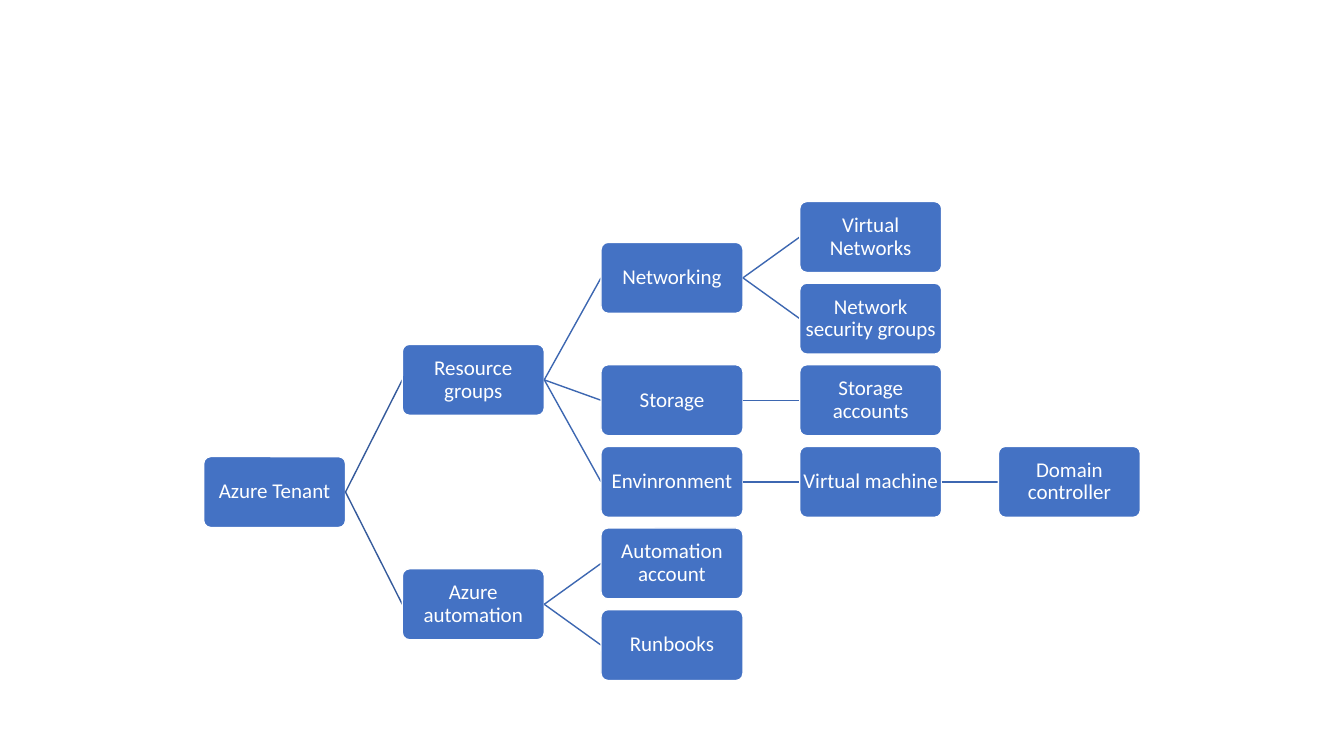
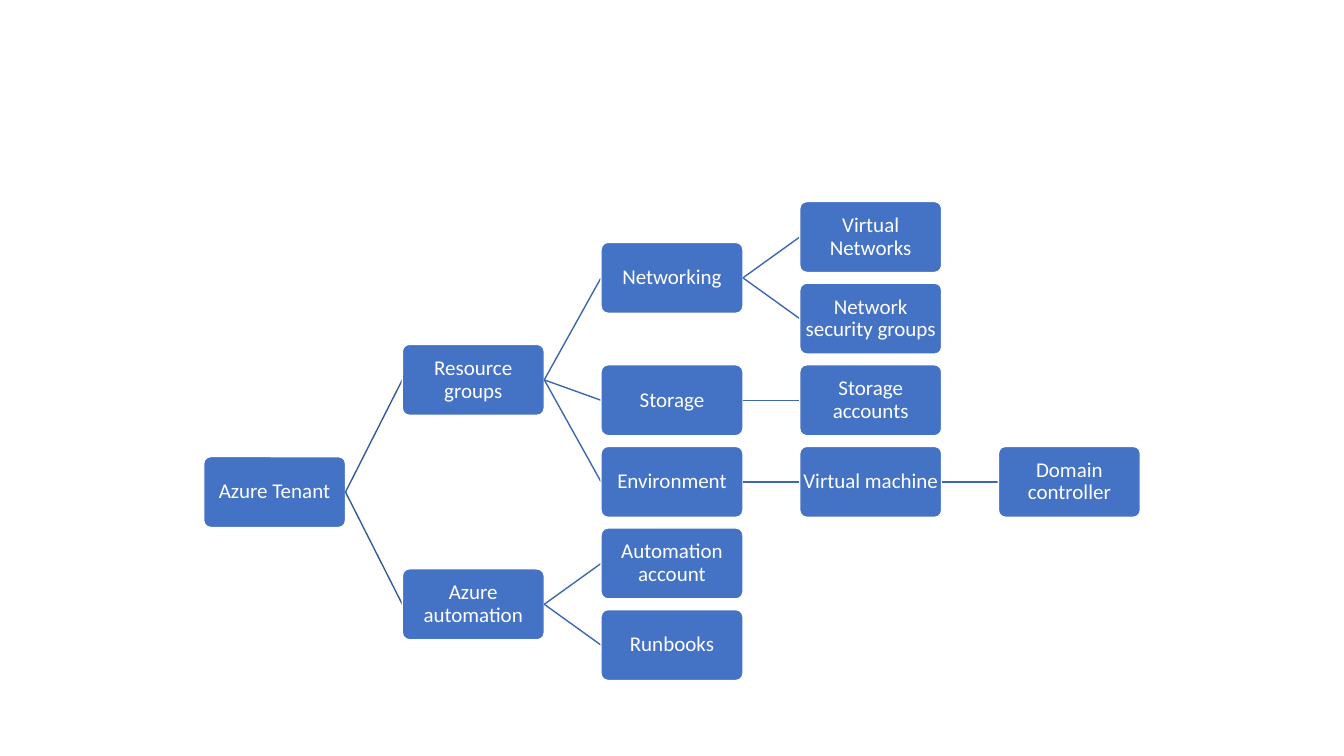
Before and after one commit to mracket/AzureDemo, a slide deck: slide 2 of AzureDemo.pptx. Drawn at 1344x756 pixels with LibreOffice and Linux fonts; fonts in the diff are those of the drawing. Boxes give left, top, right and bottom in pixels: in the first picture for what was removed or moved away, otherwise in the second. Text is boxed around its words. In the diff, an @@ line names an element or a change of style, - is before the commit and + after.

Commit message:
Corrected spelling in PPTX

```diff
--- a/AzureDemo.pptx
+++ b/AzureDemo.pptx
@@ text at box(617, 473, 726, 488): text changed @@
-Envinronment
+Environment
```
Also in this commit, not shown: 1 other slide changed.
